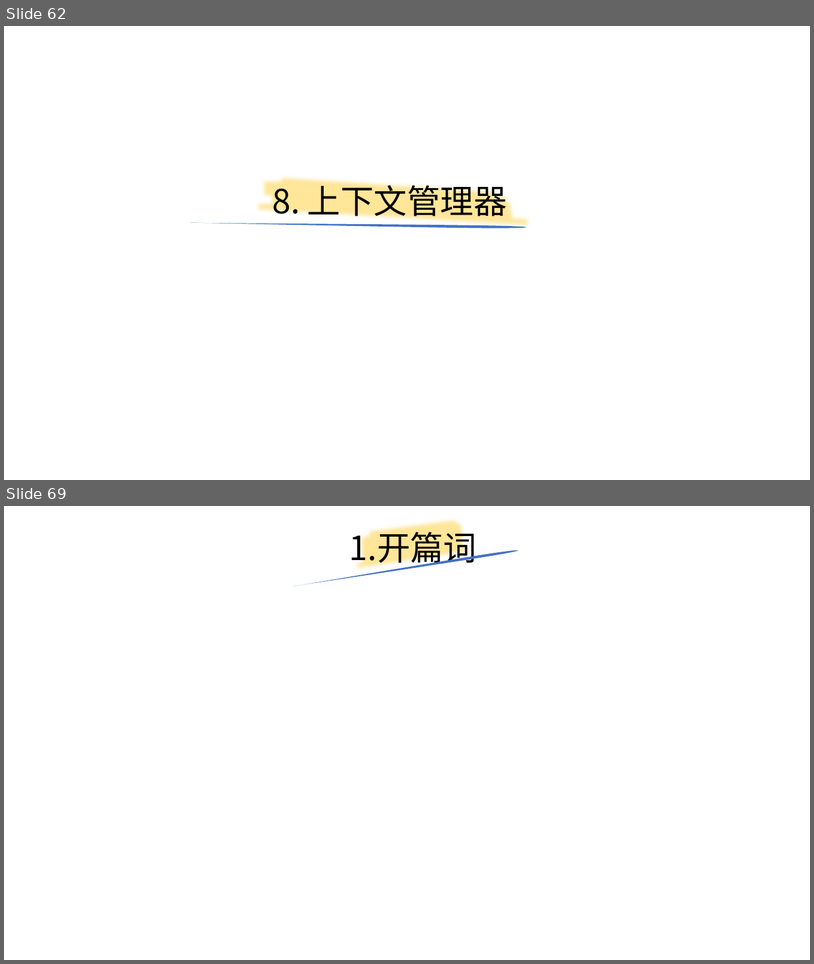
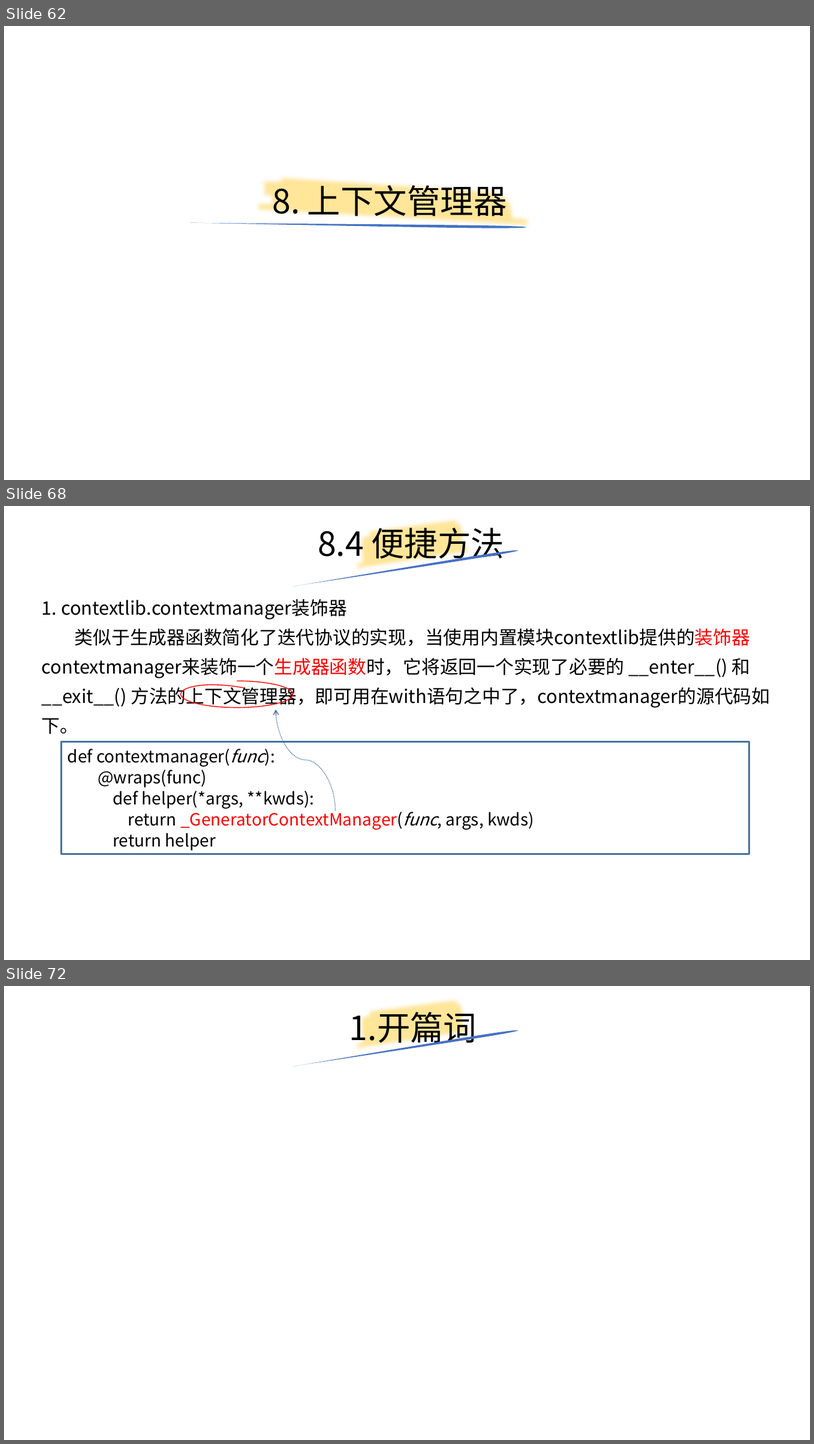
Before and after one commit to yiwenliu/CorePython, a slide deck: PPT/CorePython.pptx. Shown one above the other, each under a label of ours: slides 62 and 69 before the commit, slides 62, 68 and 72 after it; the slides between them are not shown. The pictures are 814x964 and 814x1444 pixels, drawn with LibreOffice and Linux fonts; fonts in the diff are those of the drawing. Boxes give left, top, right and bottom in pixels: in the first picture for what was removed or moved away, otherwise in the second. Text is boxed around its words. In the diff, an @@ line names an element or a change of style, - is before the commit and + after.

```diff
--- a/PPT/CorePython.pptx
+++ b/PPT/CorePython.pptx
@@ slide 68 added at (4,506,810,960), background #FFFFFF @@
@@ title added at (318,522,504,564), 39.6 pt, text #000000 @@
+8.4 便捷方法
@@ freeform shape added at (353,506,476,586), outline #FFE699 16 pt @@
@@ freeform shape added at (292,549,519,586), fill #4472C4 @@
@@ text added at (42,599,770,708), 22 pt, text #000000 @@
+1. contextlib.contextmanager装饰器
+类似于生成器函数简化了迭代协议的实现，当使用内置模块contextlib提供的装饰器contextmanager来装饰一个生成器函数时，它将返回一个实现了必要的 __enter__() 和__exit__() 方法的上下文管理器，即可用在with语句之中了，contextmanager的源代码如下。
@@ freeform shape added at (180,681,293,708), outline #FF0000 1 pt @@
@@ curved arrow added from (336, 810) to (276, 709), #43739E 1 pt dashed @@
@@ rectangle added at (62,742,750,854), outline #43739E 2.25 pt, 20 pt, text #000000 @@
+def contextmanager(func):
+  @wraps(func)
+  def helper(*args, **kwds):
+  return _GeneratorContextManager(func, args, kwds)
+  return helper
@@ what was slide 69 is now slide 72 @@
```
Also in this commit, not shown: 6 slides changed, 2 other slides added, 3 other files.
